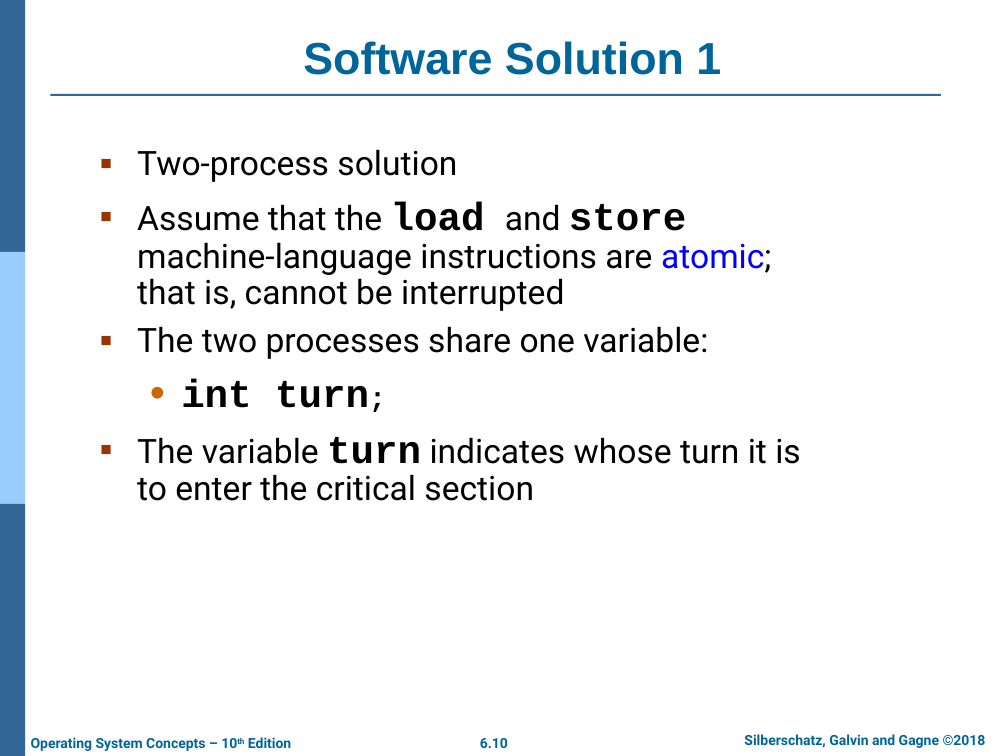
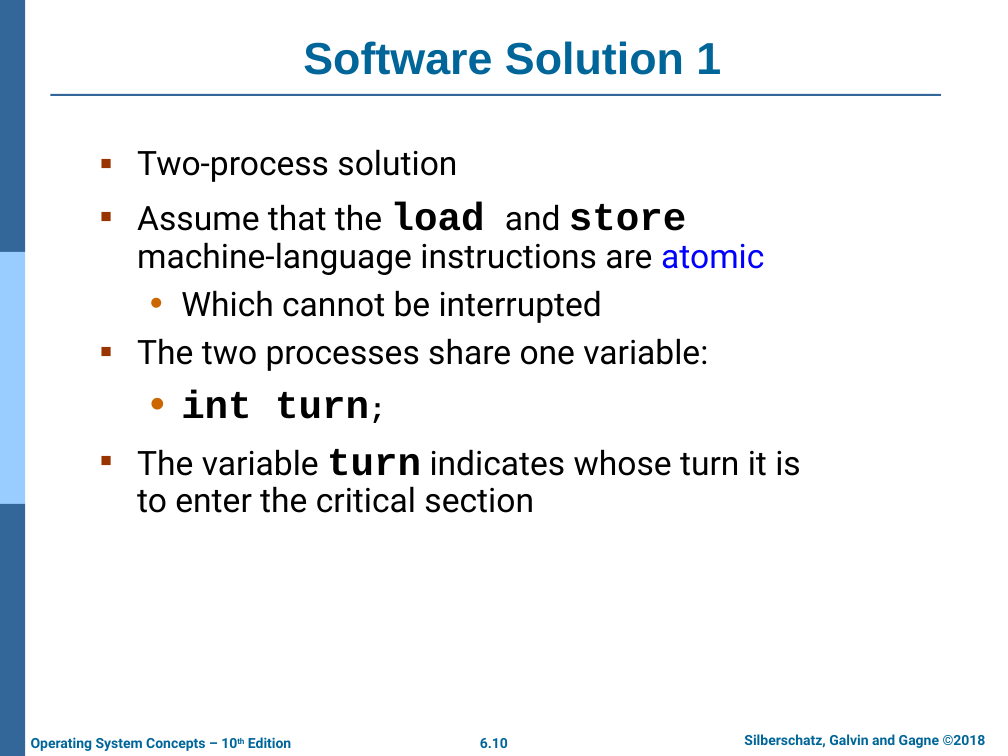
Before and after one commit to chriswjh/chriswjh.github.io, a slide deck: slide 10 of OSu/Chap06.pptx. Drawn at 1008x756 pixels with LibreOffice and Linux fonts; fonts in the diff are those of the drawing; background and template pictures are left out. Boxes give left, top, right and bottom in pixels: in the first picture for what was removed or moved away, otherwise in the second. Text is boxed around its words. In the diff, an @@ line names an element or a change of style, - is before the commit and + after.

```diff
--- a/OSu/Chap06.pptx
+++ b/OSu/Chap06.pptx
@@ text at box(137, 202, 764, 323): text changed @@
-▪ Assume that the load and store machine-language instructions are atomic; that is, cannot be interrupted
+▪ Assume that the load and store machine-language instructions are atomic
+  • Which cannot be interrupted
```
Also in this commit, not shown: 9 other slides changed, 2 other files.
